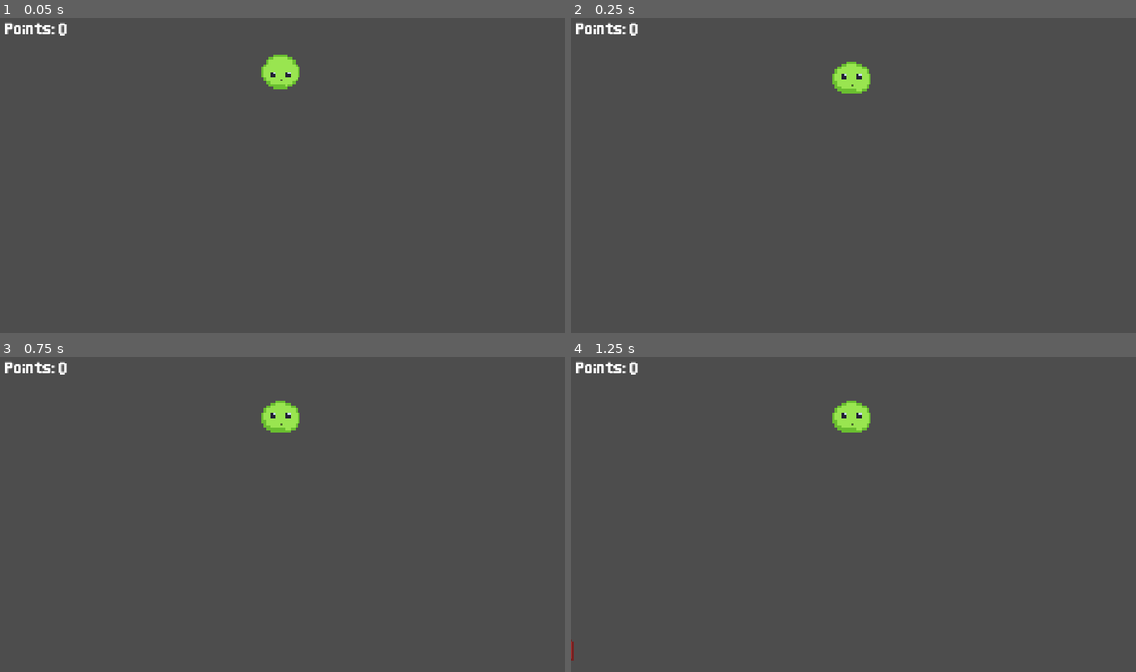
Above: before the commit, frames 1-4 (two rows, left to right).
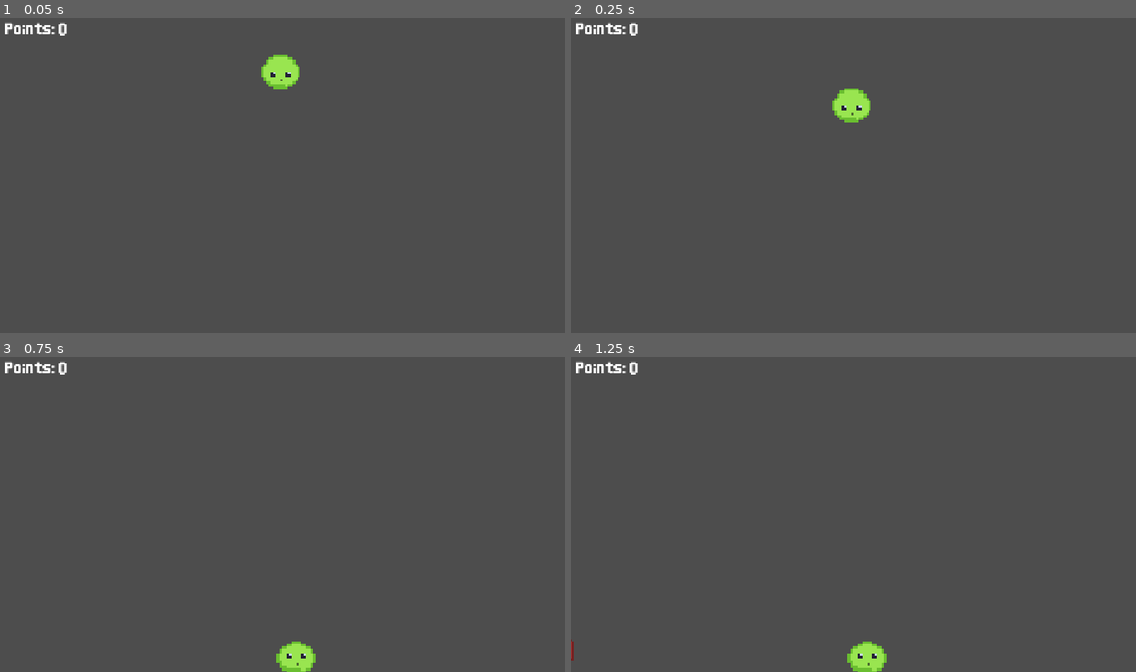
Above: after the commit, the same moments.

Repository: gnampfkuchen-oss/King-of-Blob
Game: Godot game, scene res://Scenes/main.tscn
Two runs of this game, one before a commit and one after it. Both use one fixed random seed, a clock stepped at 60 frames per second and the inputs below.
Inputs:
- Up to frame 1 (0.05 s): no input
- Up to frame 2 (0.25 s): no input
- Up to frame 3 (0.75 s): hold Right (right) from 0.53 s (still down)
- Up to frame 4 (1.25 s): keep holding Right (right)

Frame 1 is identical in both runs. In frame 2, 1.1% of the frame differs, in the area x 46-53%, y 13-34%; in frame 3, 1.1%, in the area x 46-56%, y 13-100%; in frame 4, 1.1%.

Commit message:
Update main.tscn

Diff:
--- a/new-game-project/Scenes/main.tscn
+++ b/new-game-project/Scenes/main.tscn
@@ -18,10 +18,6 @@
 
 [node name="ground" type="CollisionShape2D" parent="Arena" unique_id=302052746]
 position = Vector2(566, 681)
-shape = SubResource("RectangleShape2D_23856")
-
-[node name="ground2" type="CollisionShape2D" parent="Arena" unique_id=134617278]
-position = Vector2(550.625, 191)
 shape = SubResource("RectangleShape2D_23856")
 
 [node name="Spawner L" type="Node2D" parent="." unique_id=1427597293]
